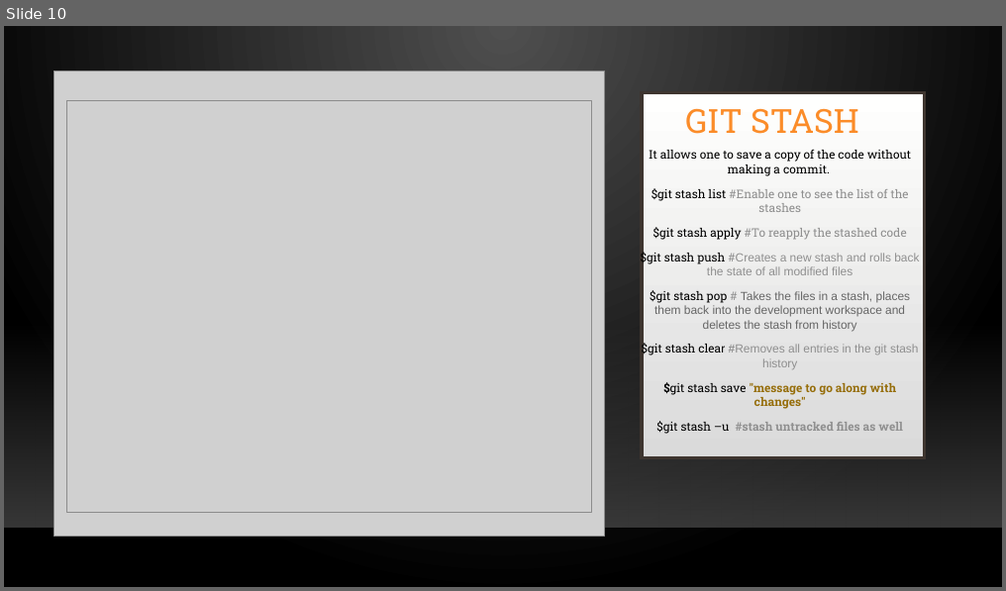
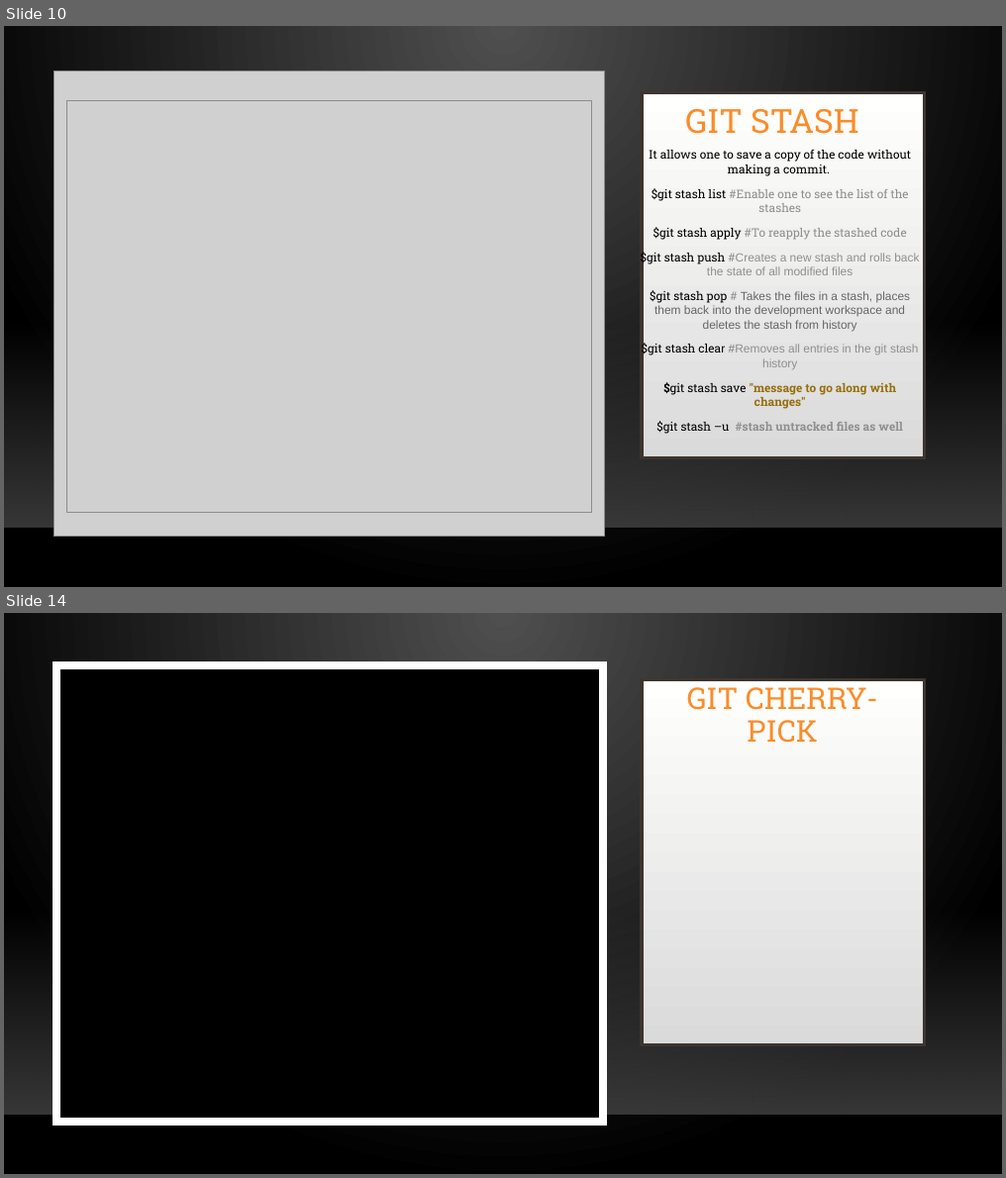
Before and after one commit to gwydion67/KOSS-presentation, a slide deck: New Git Concepts.pptx. Shown one above the other, each under a label of ours: slide 10 before the commit, slides 10 and 14 after it; the slides between them are not shown. The pictures are 1006x591 and 1006x1178 pixels, drawn with LibreOffice and Linux fonts; fonts in the diff are those of the drawing; grey boxes stand for pictures; background and template pictures are left out. Boxes give left, top, right and bottom in pixels: in the first picture for what was removed or moved away, otherwise in the second. Text is boxed around its words. In the diff, an @@ line names an element or a change of style, - is before the commit and + after.

```diff
--- a/New Git Concepts.pptx
+++ b/New Git Concepts.pptx
@@ slide 14 added at [4,613,1002,1174], background gradient #505050 to #000000; not listed: 3 template elements that a slide beside it also shows @@
@@ rectangle added at [56,665,603,1122], fill #000000, outline #FFFFFF 8 pt @@
@@ title added at [687,687,878,743], 28.8 pt, text #FB8C29 @@
+GIT CHERRY-PICK
```
Also in this commit, not shown: 3 slides changed, 2 other slides added, 1 slide removed.
